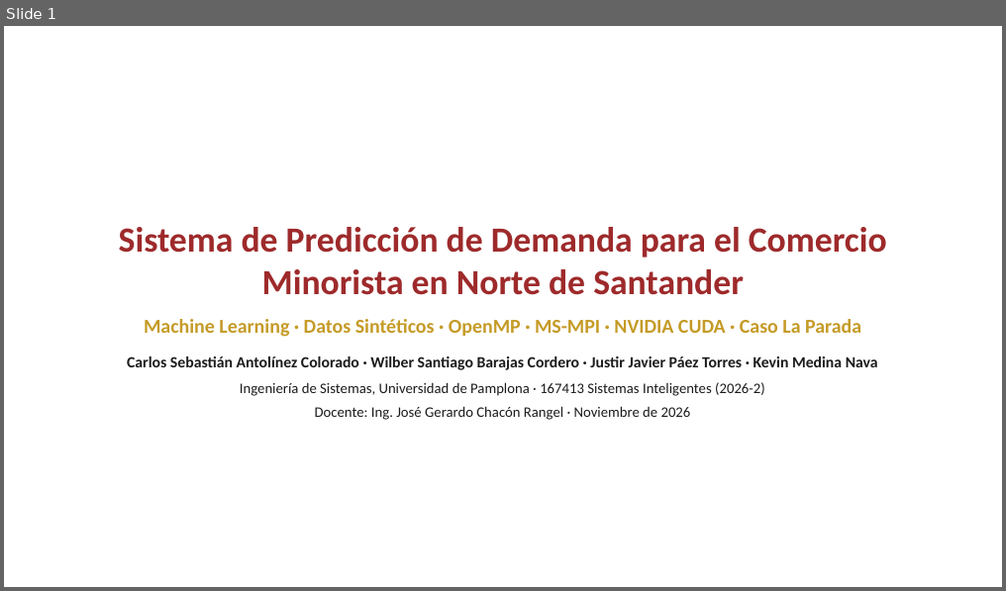
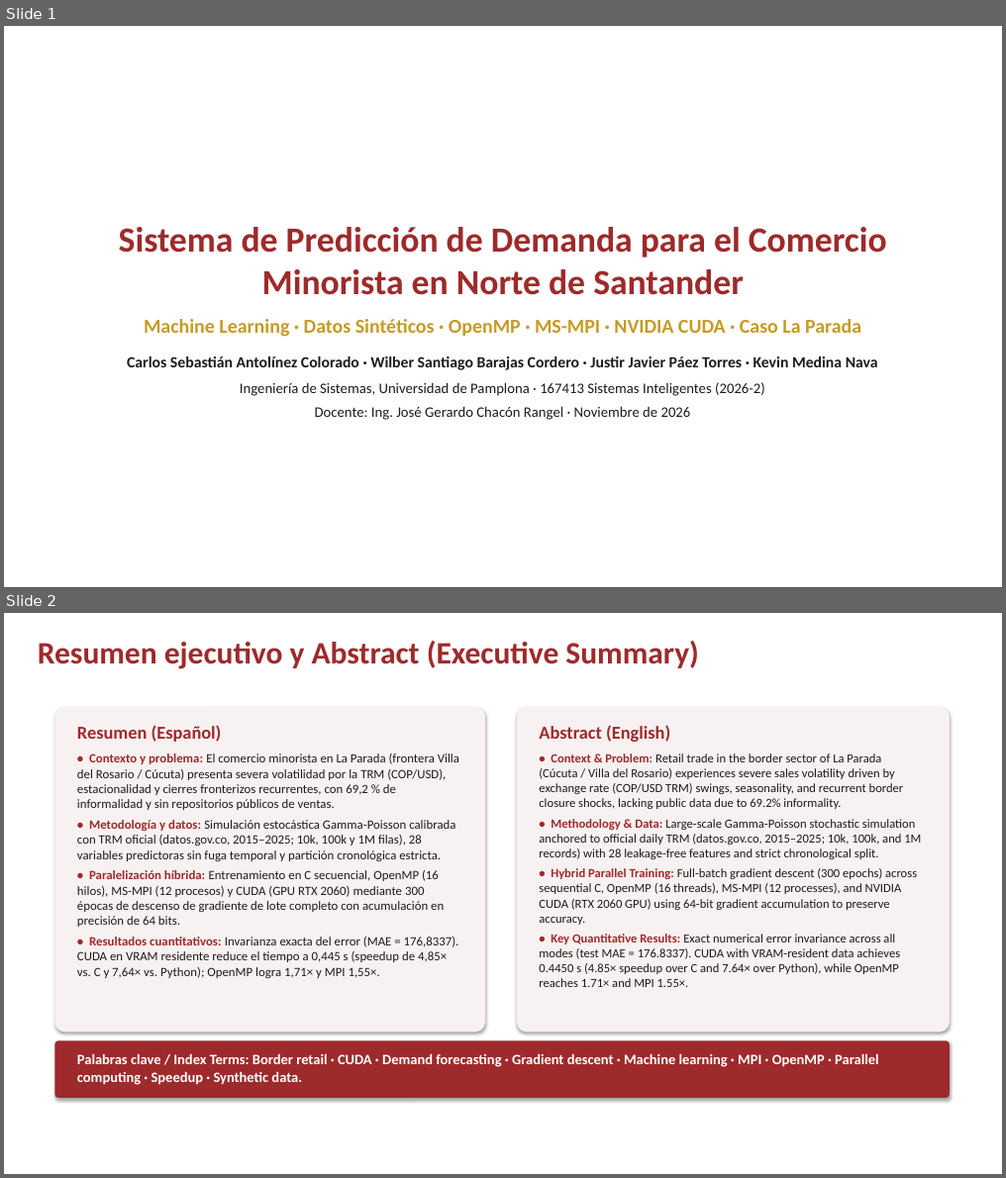
Before and after one commit to The1Poi/demanda-la-parada, a slide deck: entregables_defensa/02_Presentacion_Defensa/Presentacion_Defensa_Demanda_La_Parada.pptx. Shown one above the other, each under a label of ours: slide 1 before the commit, slides 1 and 2 after it. The pictures are 1006x591 and 1006x1178 pixels, drawn with LibreOffice and Linux fonts; fonts in the diff are those of the drawing; background and template pictures are left out. Boxes give left, top, right and bottom in pixels: in the first picture for what was removed or moved away, otherwise in the second. Text is boxed around its words. In the diff, an @@ line names an element or a change of style, - is before the commit and + after.

Commit message:
Actualizar presentacion: agregar lamina 2 de Resumen ejecutivo y Abstract en ingles manteniendo 15 laminas oficiales

```diff
--- a/entregables_defensa/02_Presentacion_Defensa/Presentacion_Defensa_Demanda_La_Parada.pptx
+++ b/entregables_defensa/02_Presentacion_Defensa/Presentacion_Defensa_Demanda_La_Parada.pptx
@@ slide 2 added at (4, 613, 1002, 1174), background picture (left out) @@
@@ text added at (38, 641, 698, 669), 30 pt, text #9E2A2B, bold @@
+Resumen ejecutivo y Abstract (Executive Summary)
@@ rounded rectangle added at (54, 707, 485, 1032), fill #F8F1F1 @@
@@ text added at (77, 725, 459, 978), 12.2 pt, text #1C1C1C @@
+Resumen (Español)
+• Contexto y problema: El comercio minorista en La Parada (frontera Villa del Rosario / Cúcuta) presenta severa volatilidad por la TRM (COP/USD), estacionalidad y cierres fronterizos recurrentes, con 69,2 % de informalidad y sin repositorios públicos de ventas.
+• Metodología y datos: Simulación estocástica Gamma-Poisson calibrada con TRM oficial (datos.gov.co, 2015–2025; 10k, 100k y 1M filas), 28 variables predictoras sin fuga temporal y partición cronológica estricta.
+• Paralelización híbrida: Entrenamiento en C secuencial, OpenMP (16 hilos), MS-MPI (12 procesos) y CUDA (GPU RTX 2060) mediante 300 épocas de descenso de gradiente de lote completo con acumulación en precisión de 64 bits.
+• Resultados cuantitativos: Invarianza exacta del error (MAE = 176,8337). CUDA en VRAM residente reduce el tiempo a 0,445 s (speedup de 4,85× vs. C y 7,64× vs. Python); OpenMP logra 1,71× y MPI 1,55×.
@@ rounded rectangle added at (517, 707, 949, 1032), fill #F8F1F1 @@
@@ text added at (539, 725, 921, 987), 12 pt, text #1C1C1C @@
+Abstract (English)
+• Context & Problem: Retail trade in the border sector of La Parada (Cúcuta / Villa del Rosario) experiences severe sales volatility driven by exchange rate (COP/USD TRM) swings, seasonality, and recurrent border closure shocks, lacking public data due to 69.2% informality.
+• Methodology & Data: Large-scale Gamma-Poisson stochastic simulation anchored to official daily TRM (datos.gov.co, 2015–2025; 10k, 100k, and 1M records) with 28 leakage-free features and strict chronological split.
+• Hybrid Parallel Training: Full-batch gradient descent (300 epochs) across sequential C, OpenMP (16 threads), MS-MPI (12 processes), and NVIDIA CUDA (RTX 2060 GPU) using 64-bit gradient accumulation to preserve accuracy.
+• Key Quantitative Results: Exact numerical error invariance across all modes (test MAE = 176.8337). CUDA with VRAM-resident data achieves 0.4450 s (4.85× speedup over C and 7.64× over Python), while OpenMP reaches 1.71× and MPI 1.55×.
@@ rounded rectangle added at (54, 1042, 949, 1098), fill #9E2A2B @@
@@ text added at (77, 1055, 879, 1085), 13.8 pt, text #FFFFFF, bold @@
+Palabras clave / Index Terms: Border retail · CUDA · Demand forecasting · Gradient descent · Machine learning · MPI · OpenMP · Parallel computing · Speedup · Synthetic data.
```
Also in this commit, not shown: 12 slides changed, 1 slide removed.
